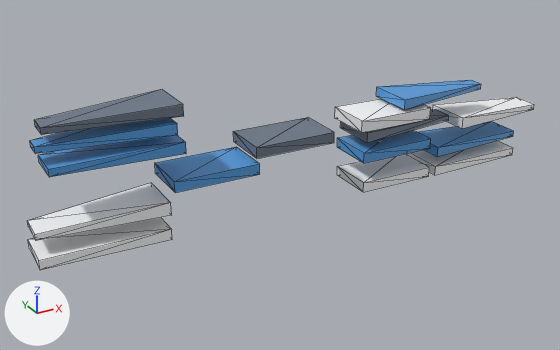
Before and after pictures for a commit that changed the glTF model public/studio/v2.15.0/d_bullettrain/model.glb.
Both versions are drawn from a 50 mm camera at (-6.75, -14.97, 8.41) aimed at (1.53, 0.08, 0.89). Arrows for +X, +Y and +Z are at lower left; the lights stay in place. The first picture is the older version. Mesh edges are drawn as thin lines. Where no turn or scale is listed for an object, it has been applied to the vertices.

The scene before the commit, as lines of its bpy script (objects in view):
```python
ob_part0 = bpy.data.objects.new('part0', me_geometry_0)
ob_part0.location = (0.0, 0.0, 0.0)
ob_part10 = bpy.data.objects.new('part10', me_geometry_10)
ob_part10.location = (0.0, 0.0, 0.0)
ob_part11 = bpy.data.objects.new('part11', me_geometry_11)
ob_part11.location = (0.0, 0.0, 0.0)
ob_part2 = bpy.data.objects.new('part2', me_geometry_2)
ob_part2.location = (0.0, 0.0, 0.0)
ob_part3 = bpy.data.objects.new('part3', me_geometry_3)
ob_part3.location = (0.0, 0.0, 0.0)
ob_part4 = bpy.data.objects.new('part4', me_geometry_4)
ob_part4.location = (0.0, 0.0, 0.0)
ob_part7 = bpy.data.objects.new('part7', me_geometry_7)
ob_part7.location = (0.0, 0.0, 0.0)
# also in view: 'part6' at (1.58, 0.0, 1.89); 'part13' at (-2.54, 0.0, 2.33); 'part5' at (-0.4, 0.0, 1.48); 'part12' at (-2.95, 0.0, 0.99); 'part1' at (4.97, 0.0, 1.7)
```
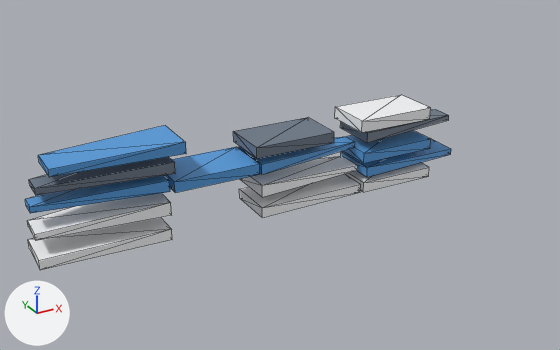
Where the change shows, as pixel boxes (x1, y1, x2, y2) in the pictures (560 x 350 px):
'part11', moved: before (34, 89, 184, 135); after (29, 157, 175, 195)
'part10', moved: before (30, 118, 178, 154); after (25, 176, 170, 213)
'part4', moved: before (407, 140, 513, 175); after (239, 174, 361, 218)
'part2', moved: before (433, 98, 534, 129); after (240, 156, 358, 197)
'part0', moved: before (376, 80, 481, 110); after (238, 137, 355, 174)
'part3', moved: before (418, 121, 514, 157); after (341, 138, 451, 177)

The change, as a diff of the scene's bpy script:
```diff
--- a/public/studio/v2.15.0/d_bullettrain/model.glb.py
+++ b/public/studio/v2.15.0/d_bullettrain/model.glb.py
@@ me_geometry_0 @@
 # used by ob_part0; location = (0.0, 0.0, 0.0)
-me_geometry_0.from_pydata(...)  # 8 vertices, 12 faces; spans x 4.63..7.43, y -0.6..0.6, z 2.24..2.5
+me_geometry_0.from_pydata(...)  # 8 vertices, 12 faces; spans x 0.68..3.48, y -0.6..0.6, z 1.34..1.6
+# me_geometry_0 part 1: the whole mesh is moved by (-3.95, 0.0, -0.9)
 me_geometry_0.materials.append(mat_defaultmaterial)
@@ me_geometry_2 @@
 # used by ob_part2; location = (0.0, 0.0, 0.0)
-me_geometry_2.from_pydata(...)  # 8 vertices, 12 faces; spans x 6.55..9.35, y -0.6..0.6, z 1.41..1.71
+me_geometry_2.from_pydata(...)  # 8 vertices, 12 faces; spans x 0.68..3.48, y -0.6..0.6, z 0.77..1.07
+# me_geometry_2 part 2: the whole mesh is moved by (-5.87, 0.0, -0.64)
 me_geometry_2.materials.append(mat_defaultmaterial_002)
@@ me_geometry_3 @@
 # used by ob_part3; location = (0.0, 0.0, 0.0)
-me_geometry_3.from_pydata(...)  # 8 vertices, 12 faces; spans x 5.8..8.6, y -0.6..0.6, z 0.77..1.03
+me_geometry_3.from_pydata(...)  # 8 vertices, 12 faces; spans x 3.6..6.4, y -0.6..0.6, z 0.65..0.91
+# me_geometry_3 part 3: the whole mesh is moved by (-2.2, 0.0, -0.11)
 me_geometry_3.materials.append(mat_defaultmaterial_003)
@@ me_geometry_4 @@
 # used by ob_part4; location = (0.0, 0.0, 0.0)
-me_geometry_4.from_pydata(...)  # 8 vertices, 12 faces; spans x 5.78..8.58, y -0.6..0.6, z 0.24..0.5
+me_geometry_4.from_pydata(...)  # 8 vertices, 12 faces; spans x 0.68..3.48, y -0.6..0.6, z 0.24..0.5
+# me_geometry_4 part 4: the whole mesh is moved by (-5.09, 0.0, 0.0)
 me_geometry_4.materials.append(mat_defaultmaterial_004)
@@ me_geometry_10 @@
 # used by ob_part10; location = (0.0, 0.0, 0.0)
-me_geometry_10.from_pydata(...)  # 8 vertices, 12 faces; spans x -4.13..-1.28, y -0.6..0.6, z 2.65..2.91
+me_geometry_10.from_pydata(...)  # 8 vertices, 12 faces; spans x -4.38..-1.53, y -0.6..0.6, z 1.4..1.66
+# me_geometry_10 part 5: the whole mesh is moved by (-0.25, 0.0, -1.25)
 me_geometry_10.materials.append(mat_defaultmaterial_010)
@@ me_geometry_11 @@
 # used by ob_part11; location = (0.0, 0.0, 0.0)
-me_geometry_11.from_pydata(...)  # 8 vertices, 12 faces; spans x -3.98..-1.13, y -0.6..0.6, z 3.04..3.3
+me_geometry_11.from_pydata(...)  # 8 vertices, 12 faces; spans x -4.24..-1.39, y -0.6..0.6, z 1.8..2.06
+# me_geometry_11 part 6: the whole mesh is moved by (-0.26, 0.0, -1.25)
 me_geometry_11.materials.append(mat_defaultmaterial_011)
```
